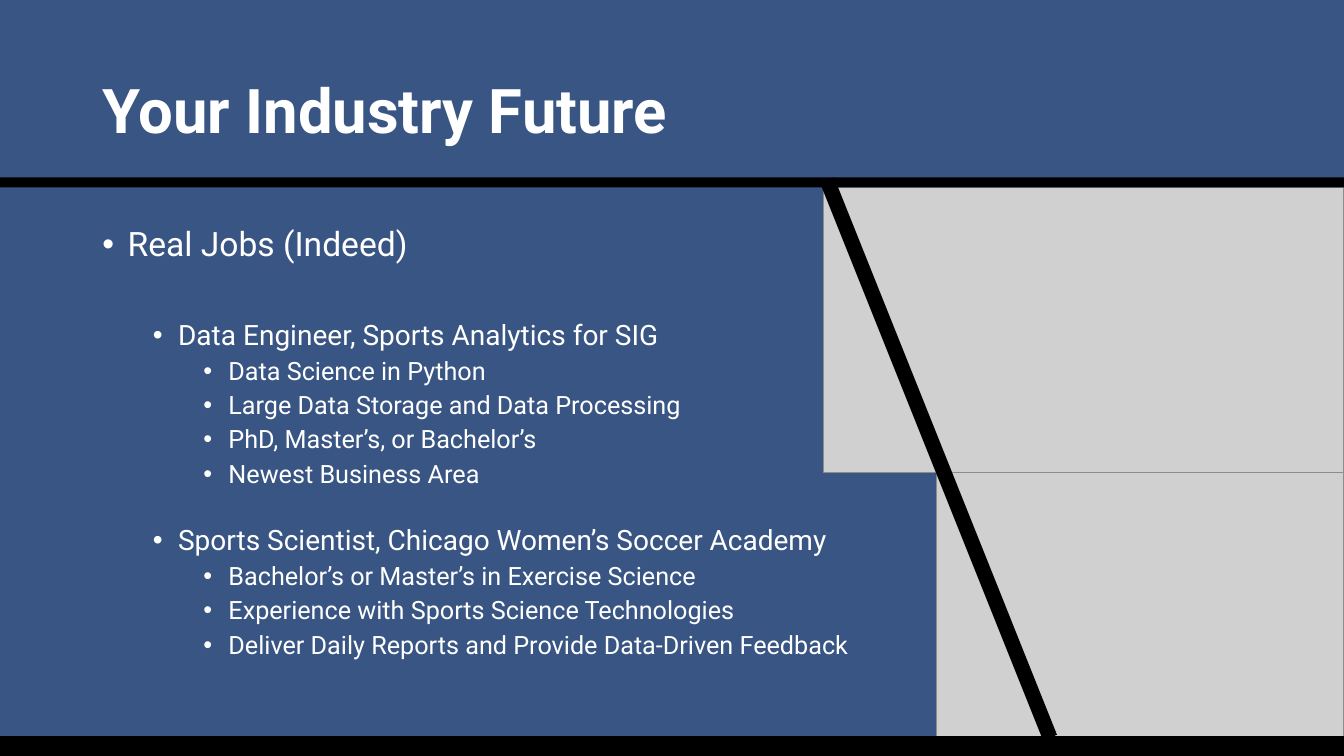
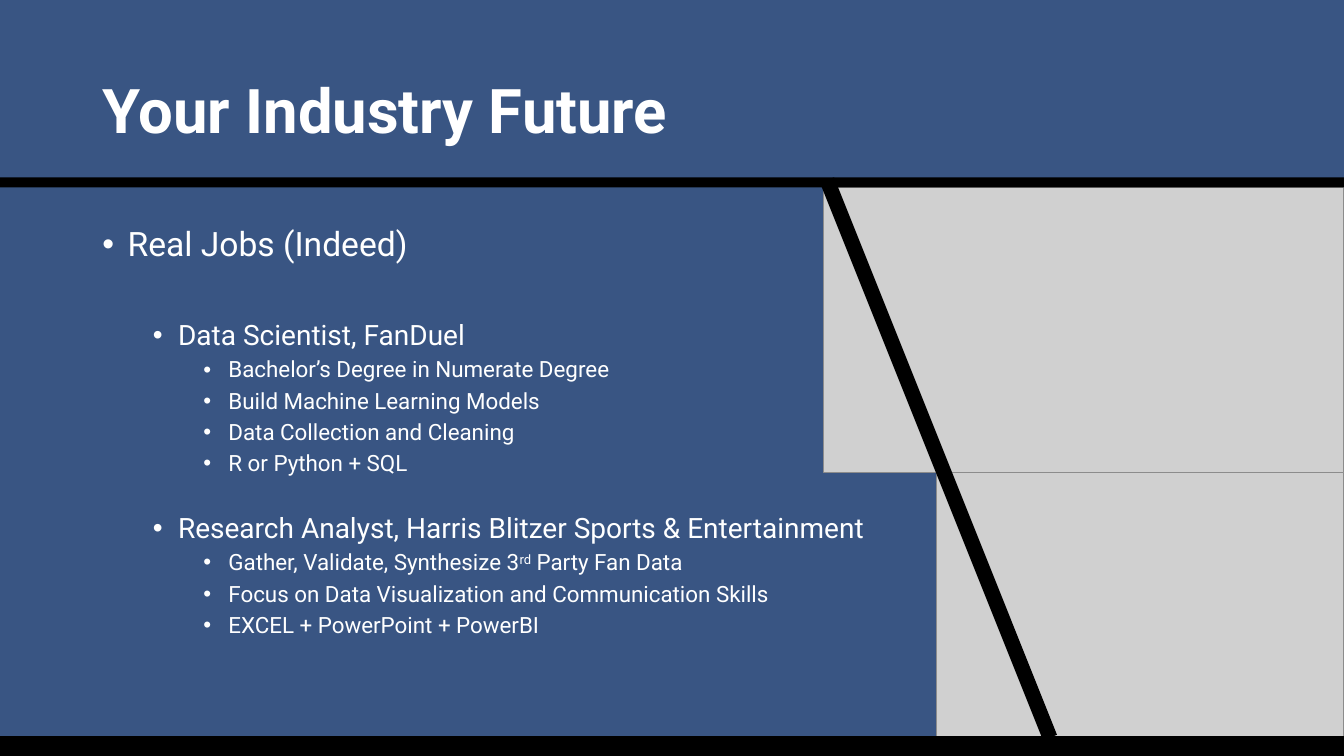
Before and after one commit to SuperMarioGiacomazzo/STOR538_WEBSITE, a slide deck: slide 17 of Slides/Sports Analytics 3/Sports_Analytics_3_Lecture.pptx. Drawn at 1344x756 pixels with LibreOffice and Linux fonts; fonts in the diff are those of the drawing; grey boxes stand for pictures. Boxes give left, top, right and bottom in pixels: in the first picture for what was removed or moved away, otherwise in the second. Text is boxed around its words. In the diff, an @@ line names an element or a change of style, - is before the commit and + after.

```diff
--- a/Slides/Sports Analytics 3/Sports_Analytics_3_Lecture.pptx
+++ b/Slides/Sports Analytics 3/Sports_Analytics_3_Lecture.pptx
@@ text at [178,324,863,633]: text changed; size 18 to 16 pt @@
-  • Data Engineer, Sports Analytics for SIG
-    • Data Science in Python
-    • Large Data Storage and Data Processing
-    • PhD, Master’s, or Bachelor’s
-    • Newest Business Area
-  • Sports Scientist, Chicago Women’s Soccer Academy
-    • Bachelor’s or Master’s in Exercise Science
-    • Experience with Sports Science Technologies
-    • Deliver Daily Reports and Provide Data-Driven Feedback
+  • Data Scientist, FanDuel
+    • Bachelor’s Degree in Numerate Degree
+    • Build Machine Learning Models
+    • Data Collection and Cleaning
+    • R or Python + SQL
+  • Research Analyst, Harris Blitzer Sports & Entertainment
+    • Gather, Validate, Synthesize 3rd Party Fan Data
+    • Focus on Data Visualization and Communication Skills
+    • EXCEL + PowerPoint + PowerBI
```
Also in this commit, not shown: 5 other slides changed, 3 other files.
